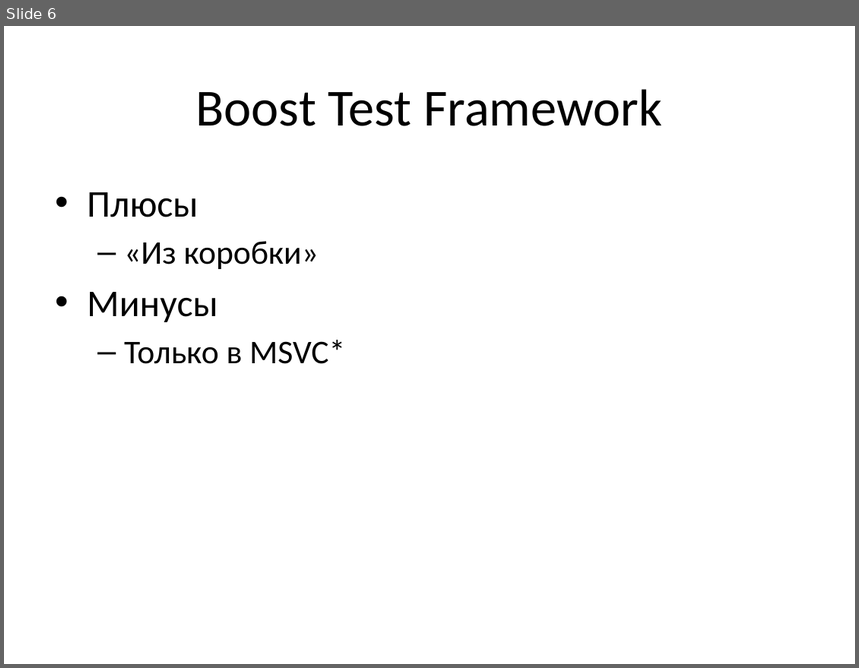
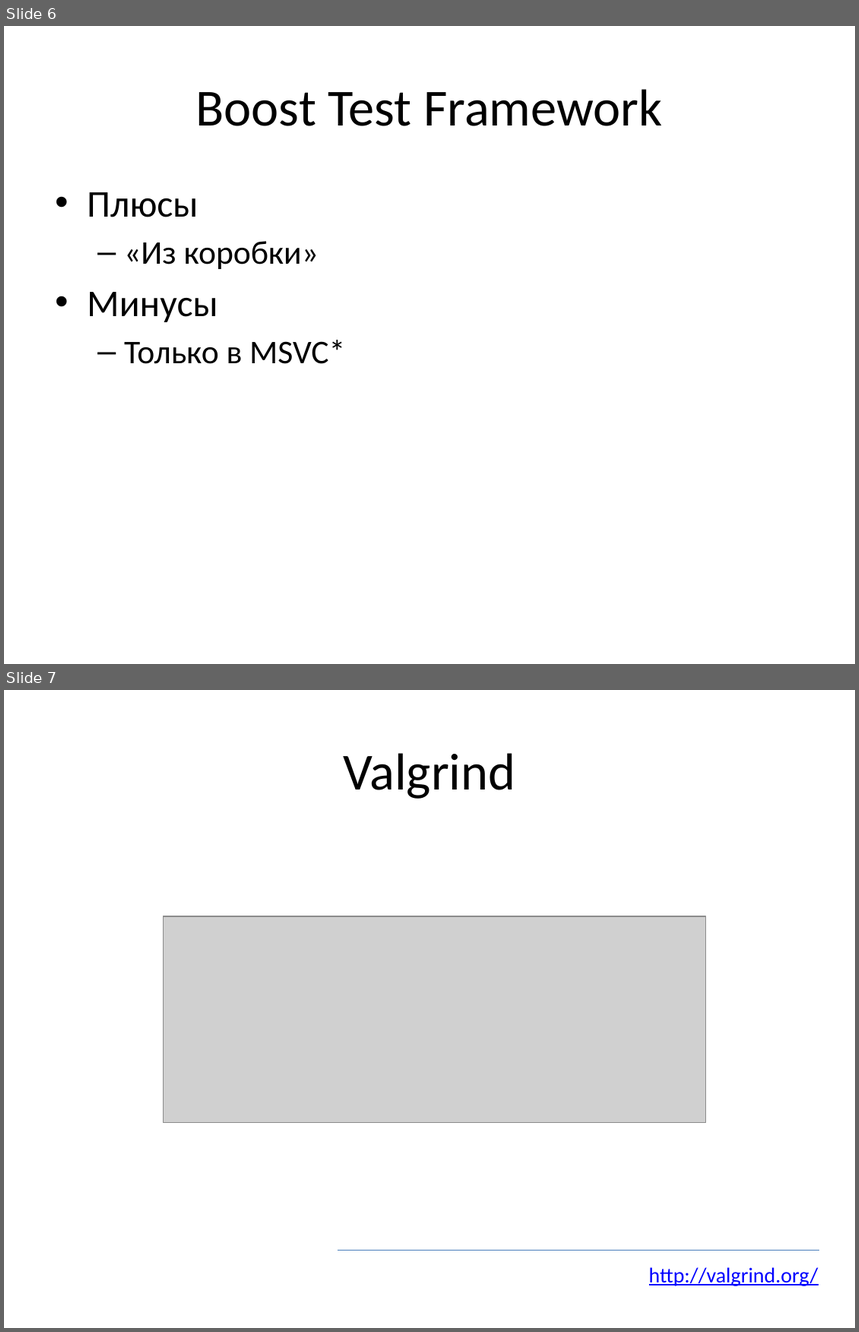
Before and after one commit to russov/cpp_craft_1013, a slide deck: lections/cpp_craft_lec_7_pre.pptx. Shown one above the other, each under a label of ours: slide 6 before the commit, slides 6 and 7 after it. The pictures are 859x668 and 859x1332 pixels, drawn with LibreOffice and Linux fonts; fonts in the diff are those of the drawing; grey boxes stand for pictures. Boxes give left, top, right and bottom in pixels: in the first picture for what was removed or moved away, otherwise in the second. Text is boxed around its words. In the diff, an @@ line names an element or a change of style, - is before the commit and + after.

```diff
--- a/lections/cpp_craft_lec_7_pre.pptx
+++ b/lections/cpp_craft_lec_7_pre.pptx
@@ slide 7 added at [4,690,855,1328], background #FFFFFF @@
@@ title added at [343,753,515,799], 44 pt, text #000000 @@
+Valgrind
@@ picture added at [163,916,706,1122] @@
@@ line added from (338, 1250) to (819, 1250), #4B7EBC 0.75 pt @@
@@ text added at [649,1268,819,1287], 18 pt, text #0000FF, underline @@
+http://valgrind.org/
```
Also in this commit, not shown: 2 slides changed, 23 other slides added, 11 other files.
